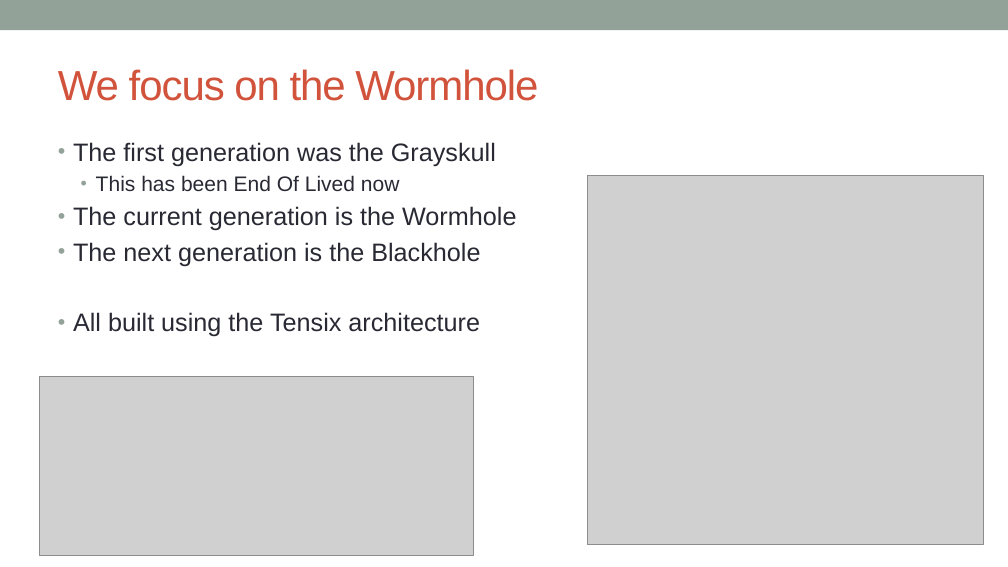
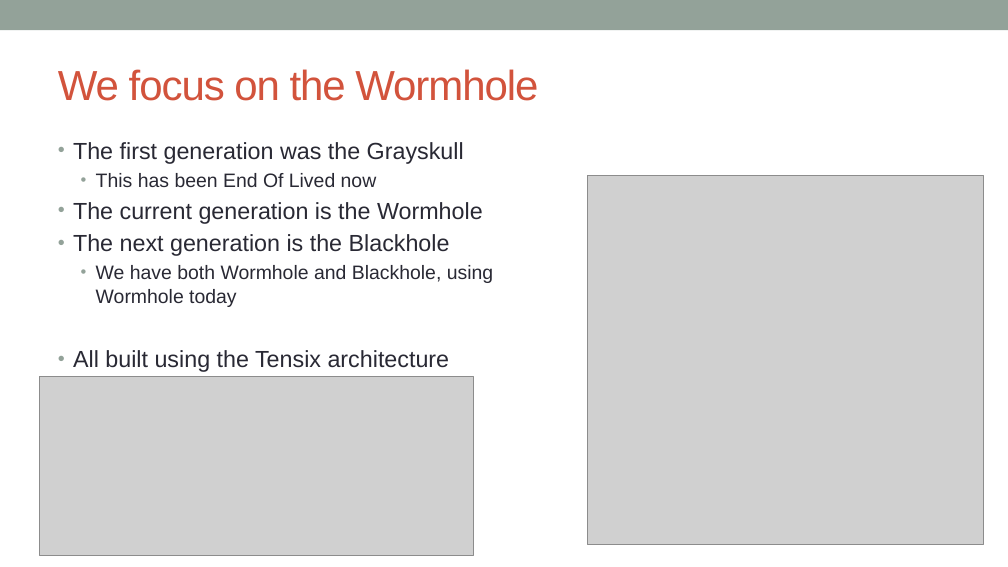
Before and after one commit to owainkenwayucl/tt-tutorial, a slide deck: slide 3 of lectures/src/Welcome and overview.pptx. Drawn at 1008x567 pixels with LibreOffice and Linux fonts; fonts in the diff are those of the drawing; grey boxes stand for pictures. Boxes give left, top, right and bottom in pixels: in the first picture for what was removed or moved away, otherwise in the second. Text is boxed around its words. In the diff, an @@ line names an element or a change of style, - is before the commit and + after.

```diff
--- a/lectures/src/Welcome and overview.pptx
+++ b/lectures/src/Welcome and overview.pptx
@@ text at [73,142,483,372]: size 24 to 22.2 pt in "The first generation was the Grayskull", "The current generation is the Wormhole", "The next generation is the Blackhole", "All built using the Tensix architecture"; size 20 to 18.5 pt in "This has been End Of Lived now" @@
@@ text at [96,265,493,307]: paragraph added @@
+  • We have both Wormhole and Blackhole, using Wormhole today
```
Also in this commit, not shown: 1 other slide changed, 3 other files.
